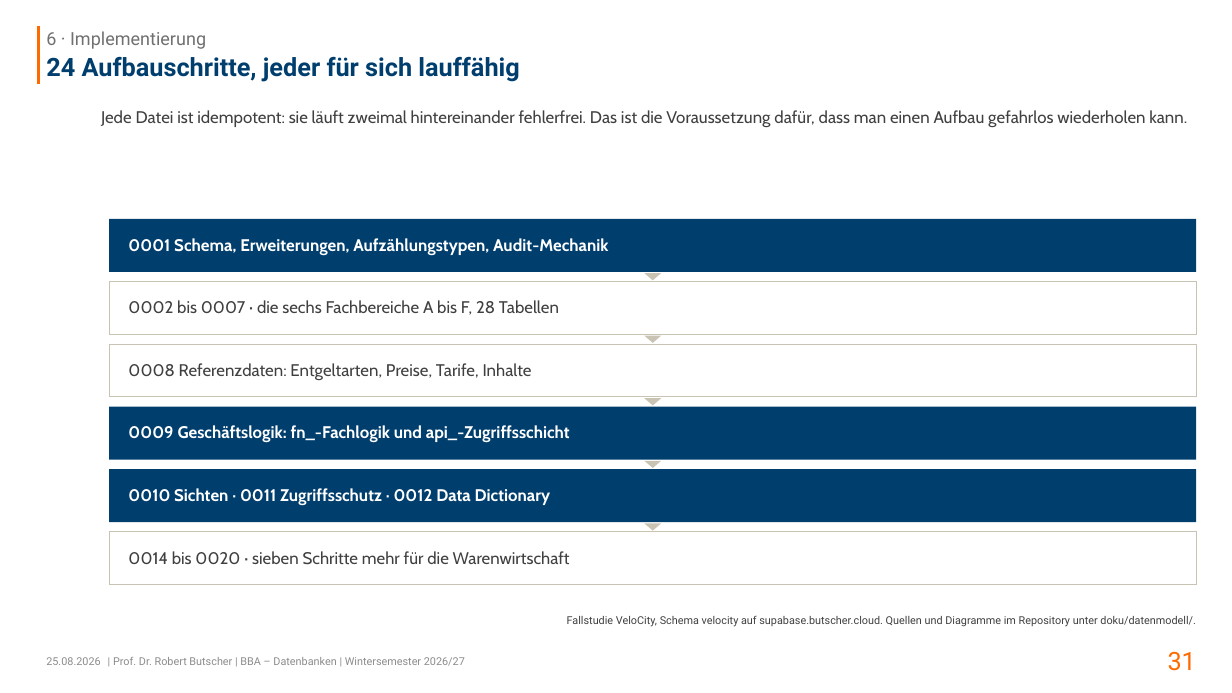
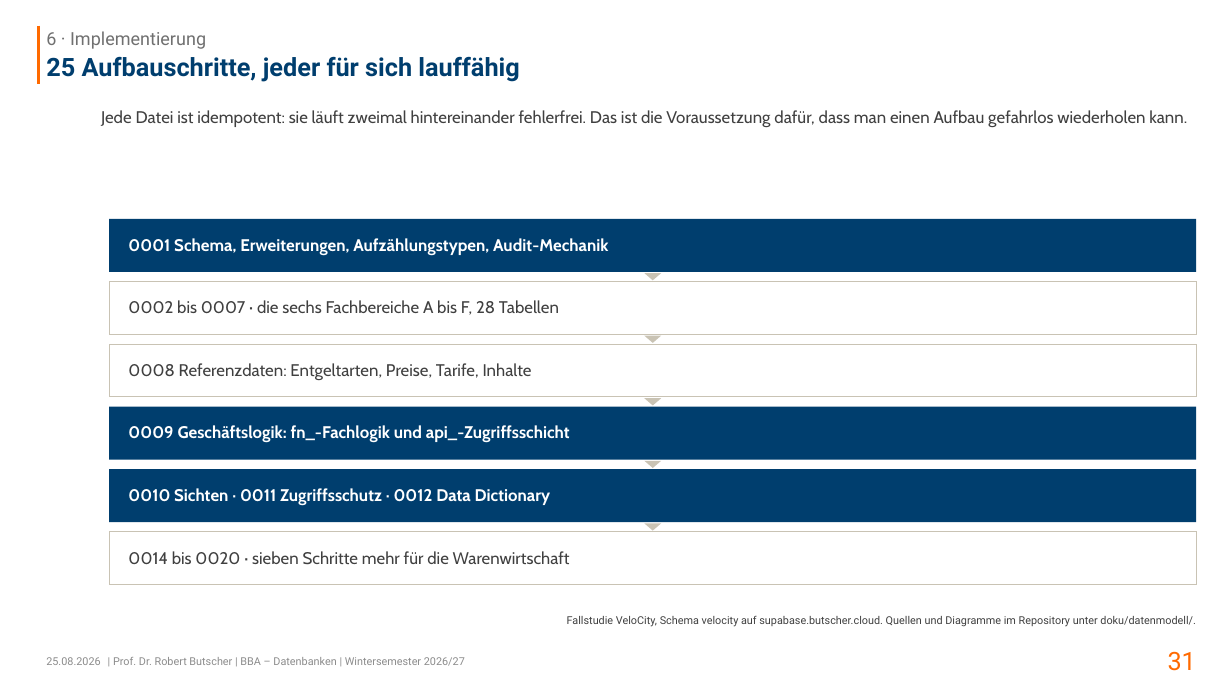
Before and after one commit to swrobuts/velocity-fallstudie, a slide deck: slide 31 of slides/velocity-datenbankentwurf.pptx. Drawn at 1232x693 pixels with LibreOffice and Linux fonts; fonts in the diff are those of the drawing. Boxes give left, top, right and bottom in pixels: in the first picture for what was removed or moved away, otherwise in the second. Text is boxed around its words. In the diff, an @@ line names an element or a change of style, - is before the commit and + after.

```diff
--- a/slides/velocity-datenbankentwurf.pptx
+++ b/slides/velocity-datenbankentwurf.pptx
@@ title at bbox=[46, 56, 519, 82]: text changed @@
-24 Aufbauschritte, jeder für sich lauffähig
+25 Aufbauschritte, jeder für sich lauffähig
```
Also in this commit, not shown: 4 other slides changed, 5 other files.
